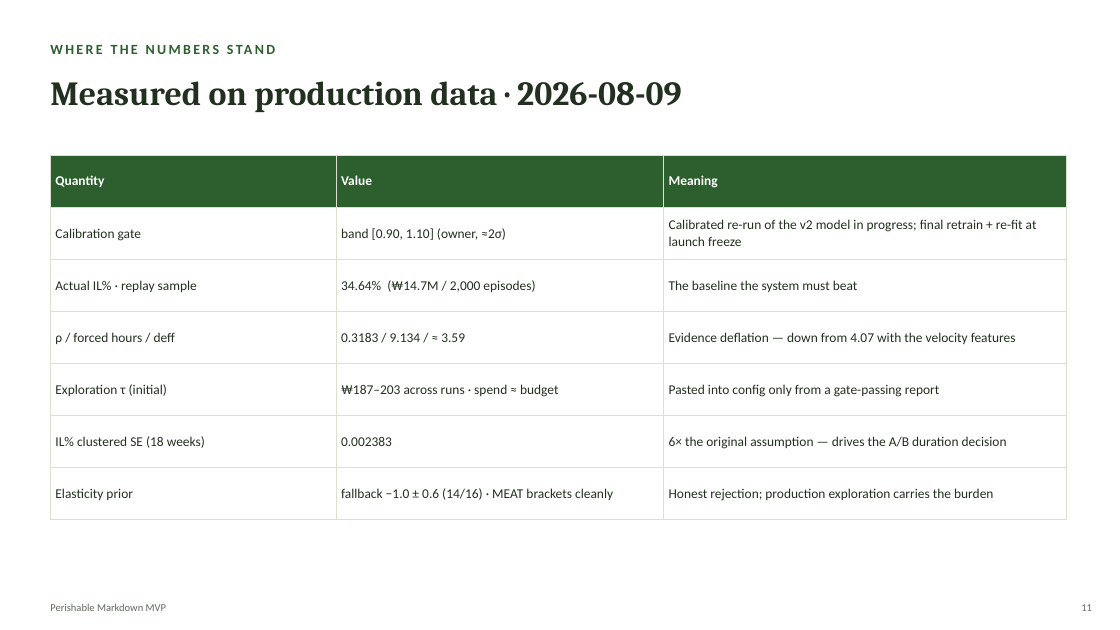
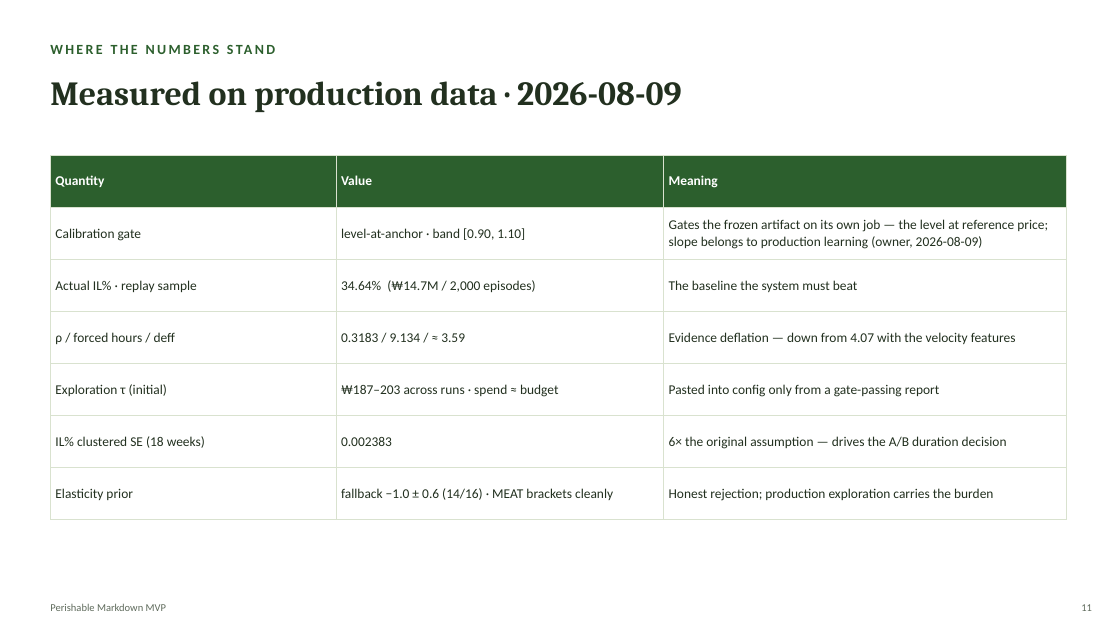
Before and after one commit to Kamalyunus/fresh-markdown, a slide deck: slide 11 of docs/perishable_markdown_tech_deck.pptx. Drawn at 1120x630 pixels with LibreOffice and Linux fonts; fonts in the diff are those of the drawing. Boxes give left, top, right and bottom in pixels: in the first picture for what was removed or moved away, otherwise in the second. Text is boxed around its words. In the diff, an @@ line names an element or a change of style, - is before the commit and + after.

```diff
--- a/docs/perishable_markdown_tech_deck.pptx
+++ b/docs/perishable_markdown_tech_deck.pptx
@@ table at (50, 155, 1067, 505) @@
-row 2, column 2: band [0.90, 1.10] (owner, ≈2σ)
+row 2, column 2: level-at-anchor · band [0.90, 1.10]
-row 2, column 3: Calibrated re-run of the v2 model in progress; final retrain + re-fit at launch freeze
+row 2, column 3: Gates the frozen artifact on its own job — the level at reference price; slope belongs to production learning (owner, 2026-08-09)
```
Also in this commit, not shown: 1 other slide changed, 3 other files.
